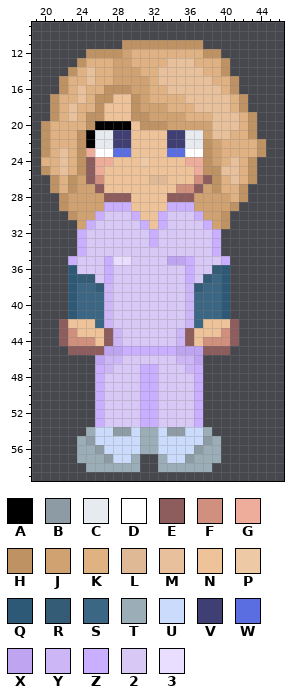
Two versions of one pixel-art file, Art/PixelArt/Characters/Aseprite files/Bagunça/TUDO64PX.aseprite. Above, as it was before the edit.
64x64 pixels, 1 frame. Colours within 5 levels of each other are drawn and written as one. Shown: x 19..46, y 9..59.
Visible layers, top first: "Work Clothes", "Jéssica - hair n face", "base - front".
Palette (. is transparent): A #000000  B #8d9ca4  C #e7eaee  D #ffffff  E #8d5c5c  F #d18f7d  G #eeac9a  H #bf9264  J #d1a271  K #dfb183  L #dfb995  M #e8c19c  N #eec39a  P #edc9a6  Q #2d5876  R #355c76  S #3b6684  T #9badb7  U #cbdbfc  V #3f3f74  W #5b6ee1  X #bfa4f1  Y #ccb6f6  Z #caaeff  2 #d8c8f6  3 #e9deff
Pixels before, first column x 20:
11 .........HHHHHHHHH.......
12 .....HHHHJKKKKKKKKHH.....
13 ....HKKKJJKKKKMMMKKKH....
14 ...HKMKKJJJKKMMMMMKKH....
15 ..HKKMKKJJJJKMMMMMMKKH...
16 ..HKMKKHHHJJKKMMMMMMKH...
17 .HKKMKHHNNHJKKKKMMMMMKH..
18 .HKMKKHNNNHJJJKKKMMMMKH..
19 .HKMKHHNNNHHJJJJKKKMMMKH.
20 HKKKKHAAAANHHHJJJJJMMMKH.
21 HKKKHACCVVNNNNVVCCJMMKKH.
22 HKKKHACCVVNNNNVVCCHJKKKKH
23 HKMKHGDDWWNNNNWWDDHJKKKKH
24 KKMKHEGGNNNPNNNNGGHJKMKH.
25 HKMKHEGNNNNNNNNNNGHHMMKH.
26 .HKHJEFNNNNNLLNNNFEHKMKH.
27 .HKHJJENNNNNNNNFFEJHKKH..
28 ..HJJJJEEENNNNEEEJJJJKH..
29 ..HJJJJZZZNNNNZZZJJJJH...
30 ...HJJZ222ZNNZ222ZJJH....
31 ....JZ22222ZNZ2222ZJH....
32 ....Z2222222Z222222Z.....
33 ....Z2222222Z222222Z.....
34 ....Z22222222222222Z.....
35 ...Z222Z332222XXZ222Z....
36 ...Q222Z22222222Z22RQ....
37 ...QRR2Z22222222Z2RSQ....
38 ...QSSRY22222222YRSSQ....
39 ...QSSSY22222222YSSSQ....
40 ...QSSSY22222222YSSSQ....
41 ...QSSSY22222222YSSSQ....
42 ..ENNNSY22222222YSNNNE...
43 ..EFNNNEY222222YENNNFE...
44 ..EFFFNEY222222YENFFFE...
45 ...EEEEXXZZZZZZXXXEEE....
46 ......XYY222222YYX.......
47 ......ZY222ZZ222YZ.......
48 ......Z2222ZZ2222Z.......
49 ......Z2222ZZ2222Z.......
50 ......Z2222ZZ2222Z.......
51 ......Z2222ZZ2222Z.......
52 ......Z2222ZZ2222Z.......
53 ......Z2222ZZ2222Z.......
54 .....TUUBBUTTUBBUUT......
55 ....TBUUUUUTTUUUUUBT.....
56 ....TTBUUUUTTUUUUBTT.....
57 ....TTTBUUT..TUUBTTT.....
58 .....TTTTTT..TTTTTT......
Once edited:
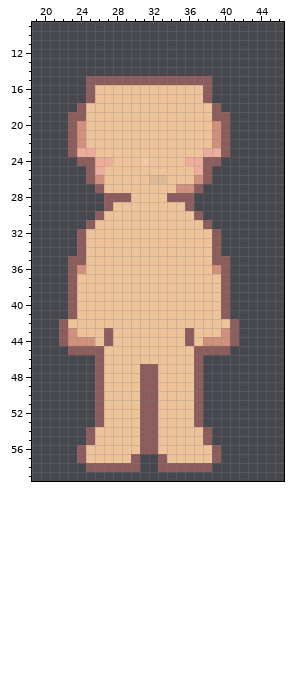
From old to new:
layer "Jéssica - hair n face" now hidden
layer "Work Clothes" now hidden
Changed rows in their new state; - is an unchanged pixel.
first column x 20:
11 ---------.........-------
12 -----...............-----
13 ----.................----
14 ---..................----
15 --...EEEEEEEEEEEEEE...---
16 --...ENNNNNNNNNNNNE...---
17 -....ENN--NNNNNNNNE....--
18 -...ENN---NNNNNNNNNE...--
19 -..EENN---NNNNNNNNNEE...-
20 ...EFNNNNN-NNNNNNNNFE...-
21 ...EFNNNNN----NNNNNFE...-
22 ...EFNNNNN----NNNNNFE....
23 ...EG-NNNN----NNNNGGE....
24 ....E-------------EE....-
25 .....-------------E.....-
26 -....--------------.....-
27 -.....------------.....--
28 --.....----------......--
29 --.....ENN----NNE.....---
30 ---...ENNNN--NNNNE...----
31 ----.ENNNNNN-NNNNNE..----
32 ----ENNNNNNNNNNNNNNE-----
33 ----ENNNNNNNNNNNNNNE-----
34 ----ENNNNNNNNNNNNNNE-----
35 ---EENNNNNNNNNNNNNNEE----
36 ---EFNNNNNNNNNNNNNNFE----
37 ---ENNNNNNNNNNNNNNNNE----
38 ---ENNNNNNNNNNNNNNNNE----
39 ---ENNNNNNNNNNNNNNNNE----
40 ---ENNNNNNNNNNNNNNNNE----
41 ---ENNNNNNNNNNNNNNNNE----
42 ------NNNNNNNNNNNN-------
43 --------NNNNNNNN---------
44 --------NNNNNNNN---------
45 -------NNNNNNNNNNE-------
46 ------ENNNNNNNNNNE-------
47 ------ENNNNEENNNNE-------
48 ------ENNNNEENNNNE-------
49 ------ENNNNEENNNNE-------
50 ------ENNNNEENNNNE-------
51 ------ENNNNEENNNNE-------
52 ------ENNNNEENNNNE-------
53 ------ENNNNEENNNNE-------
54 -----ENNNNNEENNNNNE------
55 ----.ENNNNNEENNNNNE.-----
56 ----ENNNNNNEENNNNNNE-----
57 ----ENNNNNE--ENNNNNE-----
58 -----EEEEEE--EEEEEE------
Where, in picture pixels (left, top, right, bottom), the same in both pictures:
changed: (41, 40, 266, 472)
